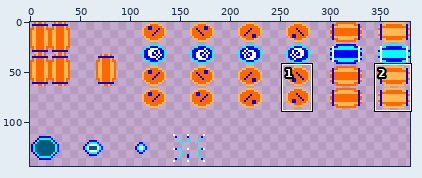
Sprite sheet -- assets/sprites/barrel_sheet.png. The picture above shows the old version from afar; the outline marks the close-up.
Close-up. First the earlier version:
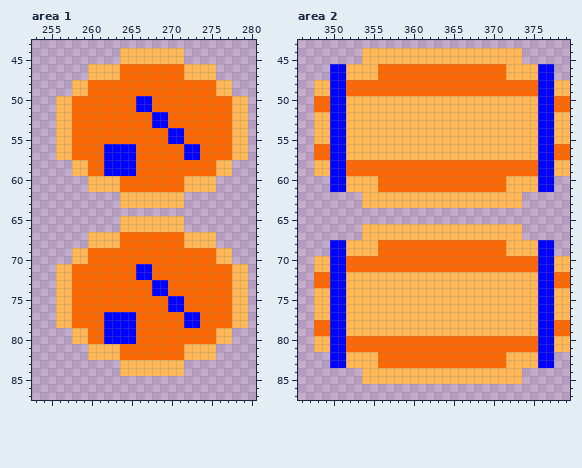
The file is 380x221 pixels. Shown: area 1: x 253..280, y 43..87; area 2: x 346..379, y 43..87. The wide view leaves out empty margins. The commit also changed other parts of the picture, which this record leaves out.
New version:
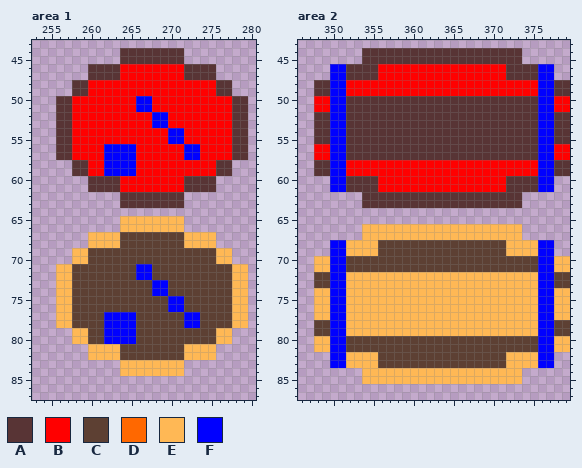
Palette (. is transparent): A #583435  B #ff0000  C #5d4033  D #ff6800  E #ffb855  F #0000ff
The exact change:
--- area 1
@@ x 253..280 @@
 43 ............................
-44 ...........EEEEEEEE.........
-45 ...........EEEEEEEE.........
-46 .......EEEEDDDDDDDDEEEE.....
-47 .......EEEEDDDDDDDDEEEE.....
-48 .....EEDDDDDDDDDDDDDDDDEE...
-49 .....EEDDDDDDDDDDDDDDDDEE...
-50 ...EEDDDDDDDDFFDDDDDDDDDDEE.
-51 ...EEDDDDDDDDFFDDDDDDDDDDEE.
-52 ...EEDDDDDDDDDDFFDDDDDDDDEE.
-53 ...EEDDDDDDDDDDFFDDDDDDDDEE.
-54 ...EEDDDDDDDDDDDDFFDDDDDDEE.
-55 ...EEDDDDDDDDDDDDFFDDDDDDEE.
-56 ...EEDDDDFFFFDDDDDDFFDDDDEE.
-57 ...EEDDDDFFFFDDDDDDFFDDDDEE.
-58 .....EEDDFFFFDDDDDDDDDDEE...
-59 .....EEDDFFFFDDDDDDDDDDEE...
-60 .......EEEEDDDDDDDDEEEE.....
-61 .......EEEEDDDDDDDDEEEE.....
-62 ...........EEEEEEEE.........
-63 ...........EEEEEEEE.........
+44 ...........AAAAAAAA.........
+45 ...........AAAAAAAA.........
+46 .......AAAABBBBBBBBAAAA.....
+47 .......AAAABBBBBBBBAAAA.....
+48 .....AABBBBBBBBBBBBBBBBAA...
+49 .....AABBBBBBBBBBBBBBBBAA...
+50 ...AABBBBBBBBFFBBBBBBBBBBAA.
+51 ...AABBBBBBBBFFBBBBBBBBBBAA.
+52 ...AABBBBBBBBBBFFBBBBBBBBAA.
+53 ...AABBBBBBBBBBFFBBBBBBBBAA.
+54 ...AABBBBBBBBBBBBFFBBBBBBAA.
+55 ...AABBBBBBBBBBBBFFBBBBBBAA.
+56 ...AABBBBFFFFBBBBBBFFBBBBAA.
+57 ...AABBBBFFFFBBBBBBFFBBBBAA.
+58 .....AABBFFFFBBBBBBBBBBAA...
+59 .....AABBFFFFBBBBBBBBBBAA...
+60 .......AAAABBBBBBBBAAAA.....
+61 .......AAAABBBBBBBBAAAA.....
+62 ...........AAAAAAAA.........
+63 ...........AAAAAAAA.........
 64 ............................
@@ x 253..280 @@
 66 ...........EEEEEEEE.........
-67 .......EEEEDDDDDDDDEEEE.....
-68 .......EEEEDDDDDDDDEEEE.....
-69 .....EEDDDDDDDDDDDDDDDDEE...
-70 .....EEDDDDDDDDDDDDDDDDEE...
-71 ...EEDDDDDDDDFFDDDDDDDDDDEE.
-72 ...EEDDDDDDDDFFDDDDDDDDDDEE.
-73 ...EEDDDDDDDDDDFFDDDDDDDDEE.
-74 ...EEDDDDDDDDDDFFDDDDDDDDEE.
-75 ...EEDDDDDDDDDDDDFFDDDDDDEE.
-76 ...EEDDDDDDDDDDDDFFDDDDDDEE.
-77 ...EEDDDDFFFFDDDDDDFFDDDDEE.
-78 ...EEDDDDFFFFDDDDDDFFDDDDEE.
-79 .....EEDDFFFFDDDDDDDDDDEE...
-80 .....EEDDFFFFDDDDDDDDDDEE...
-81 .......EEEEDDDDDDDDEEEE.....
-82 .......EEEEDDDDDDDDEEEE.....
+67 .......EEEECCCCCCCCEEEE.....
+68 .......EEEECCCCCCCCEEEE.....
+69 .....EECCCCCCCCCCCCCCCCEE...
+70 .....EECCCCCCCCCCCCCCCCEE...
+71 ...EECCCCCCCCFFCCCCCCCCCCEE.
+72 ...EECCCCCCCCFFCCCCCCCCCCEE.
+73 ...EECCCCCCCCCCFFCCCCCCCCEE.
+74 ...EECCCCCCCCCCFFCCCCCCCCEE.
+75 ...EECCCCCCCCCCCCFFCCCCCCEE.
+76 ...EECCCCCCCCCCCCFFCCCCCCEE.
+77 ...EECCCCFFFFCCCCCCFFCCCCEE.
+78 ...EECCCCFFFFCCCCCCFFCCCCEE.
+79 .....EECCFFFFCCCCCCCCCCEE...
+80 .....EECCFFFFCCCCCCCCCCEE...
+81 .......EEEECCCCCCCCEEEE.....
+82 .......EEEECCCCCCCCEEEE.....
 83 ...........EEEEEEEE.........
--- area 2
@@ x 346..379 @@
 43 ..................................
-44 ........EEEEEEEEEEEEEEEEEEEE......
-45 ........EEEEEEEEEEEEEEEEEEEE......
-46 ....FFEEEEDDDDDDDDDDDDDDDDEEEEFF..
-47 ....FFEEEEDDDDDDDDDDDDDDDDEEEEFF..
-48 ..EEFFDDDDDDDDDDDDDDDDDDDDDDDDFFEE
-49 ..EEFFDDDDDDDDDDDDDDDDDDDDDDDDFFEE
-50 ..DDFFEEEEEEEEEEEEEEEEEEEEEEEEFFDD
-51 ..DDFFEEEEEEEEEEEEEEEEEEEEEEEEFFDD
-52 ..EEFFEEEEEEEEEEEEEEEEEEEEEEEEFFEE
-53 ..EEFFEEEEEEEEEEEEEEEEEEEEEEEEFFEE
-54 ..EEFFEEEEEEEEEEEEEEEEEEEEEEEEFFEE
-55 ..EEFFEEEEEEEEEEEEEEEEEEEEEEEEFFEE
-56 ..DDFFEEEEEEEEEEEEEEEEEEEEEEEEFFDD
-57 ..DDFFEEEEEEEEEEEEEEEEEEEEEEEEFFDD
-58 ..EEFFDDDDDDDDDDDDDDDDDDDDDDDDFFEE
-59 ..EEFFDDDDDDDDDDDDDDDDDDDDDDDDFFEE
-60 ....FFEEEEDDDDDDDDDDDDDDDDEEEEFF..
-61 ....FFEEEEDDDDDDDDDDDDDDDDEEEEFF..
-62 ........EEEEEEEEEEEEEEEEEEEE......
-63 ........EEEEEEEEEEEEEEEEEEEE......
+44 ........AAAAAAAAAAAAAAAAAAAA......
+45 ........AAAAAAAAAAAAAAAAAAAA......
+46 ....FFAAAABBBBBBBBBBBBBBBBAAAAFF..
+47 ....FFAAAABBBBBBBBBBBBBBBBAAAAFF..
+48 ..AAFFBBBBBBBBBBBBBBBBBBBBBBBBFFAA
+49 ..AAFFBBBBBBBBBBBBBBBBBBBBBBBBFFAA
+50 ..BBFFAAAAAAAAAAAAAAAAAAAAAAAAFFBB
+51 ..BBFFAAAAAAAAAAAAAAAAAAAAAAAAFFBB
+52 ..AAFFAAAAAAAAAAAAAAAAAAAAAAAAFFAA
+53 ..AAFFAAAAAAAAAAAAAAAAAAAAAAAAFFAA
+54 ..AAFFAAAAAAAAAAAAAAAAAAAAAAAAFFAA
+55 ..AAFFAAAAAAAAAAAAAAAAAAAAAAAAFFAA
+56 ..BBFFAAAAAAAAAAAAAAAAAAAAAAAAFFBB
+57 ..BBFFAAAAAAAAAAAAAAAAAAAAAAAAFFBB
+58 ..AAFFBBBBBBBBBBBBBBBBBBBBBBBBFFAA
+59 ..AAFFBBBBBBBBBBBBBBBBBBBBBBBBFFAA
+60 ....FFAAAABBBBBBBBBBBBBBBBAAAAFF..
+61 ....FFAAAABBBBBBBBBBBBBBBBAAAAFF..
+62 ........AAAAAAAAAAAAAAAAAAAA......
+63 ........AAAAAAAAAAAAAAAAAAAA......
 64 ..................................
@@ x 346..379 @@
 67 ........EEEEEEEEEEEEEEEEEEEE......
-68 ....FFEEEEDDDDDDDDDDDDDDDDEEEEFF..
-69 ....FFEEEEDDDDDDDDDDDDDDDDEEEEFF..
-70 ..EEFFDDDDDDDDDDDDDDDDDDDDDDDDFFEE
-71 ..EEFFDDDDDDDDDDDDDDDDDDDDDDDDFFEE
-72 ..DDFFEEEEEEEEEEEEEEEEEEEEEEEEFFDD
-73 ..DDFFEEEEEEEEEEEEEEEEEEEEEEEEFFDD
+68 ....FFEEEECCCCCCCCCCCCCCCCEEEEFF..
+69 ....FFEEEECCCCCCCCCCCCCCCCEEEEFF..
+70 ..EEFFCCCCCCCCCCCCCCCCCCCCCCCCFFEE
+71 ..EEFFCCCCCCCCCCCCCCCCCCCCCCCCFFEE
+72 ..CCFFEEEEEEEEEEEEEEEEEEEEEEEEFFCC
+73 ..CCFFEEEEEEEEEEEEEEEEEEEEEEEEFFCC
 74 ..EEFFEEEEEEEEEEEEEEEEEEEEEEEEFFEE
@@ x 346..379 @@
 77 ..EEFFEEEEEEEEEEEEEEEEEEEEEEEEFFEE
-78 ..DDFFEEEEEEEEEEEEEEEEEEEEEEEEFFDD
-79 ..DDFFEEEEEEEEEEEEEEEEEEEEEEEEFFDD
-80 ..EEFFDDDDDDDDDDDDDDDDDDDDDDDDFFEE
-81 ..EEFFDDDDDDDDDDDDDDDDDDDDDDDDFFEE
-82 ....FFEEEEDDDDDDDDDDDDDDDDEEEEFF..
-83 ....FFEEEEDDDDDDDDDDDDDDDDEEEEFF..
+78 ..CCFFEEEEEEEEEEEEEEEEEEEEEEEEFFCC
+79 ..CCFFEEEEEEEEEEEEEEEEEEEEEEEEFFCC
+80 ..EEFFCCCCCCCCCCCCCCCCCCCCCCCCFFEE
+81 ..EEFFCCCCCCCCCCCCCCCCCCCCCCCCFFEE
+82 ....FFEEEECCCCCCCCCCCCCCCCEEEEFF..
+83 ....FFEEEECCCCCCCCCCCCCCCCEEEEFF..
 84 ........EEEEEEEEEEEEEEEEEEEE......
